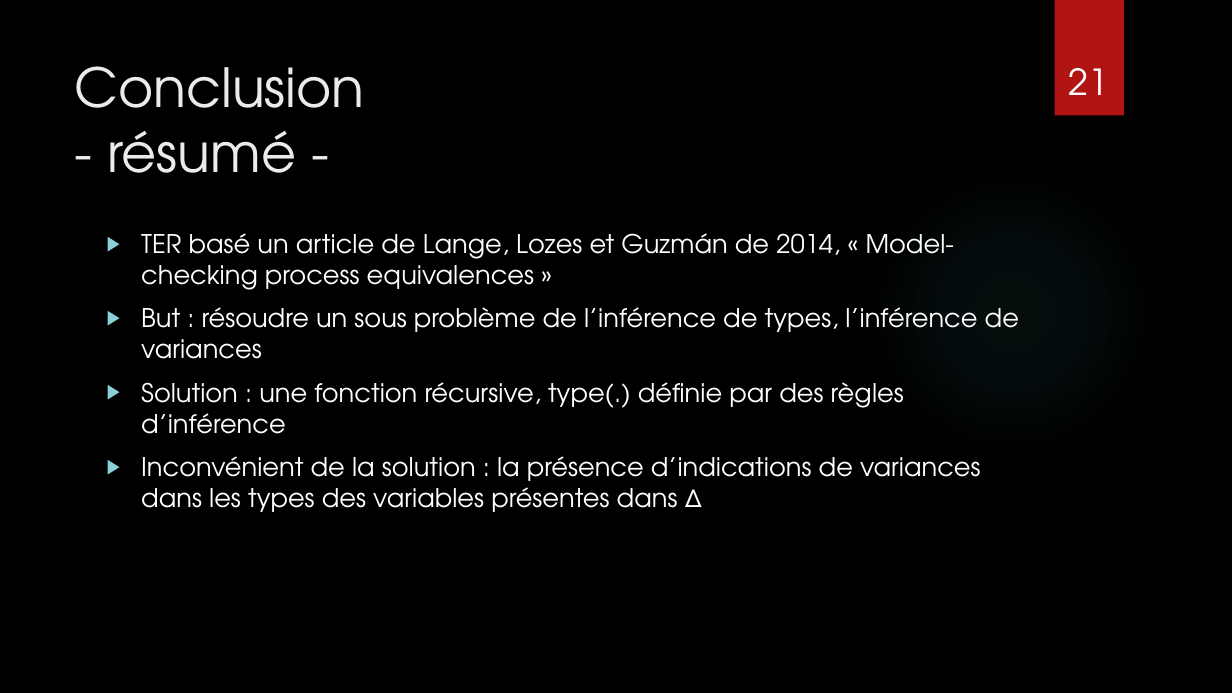
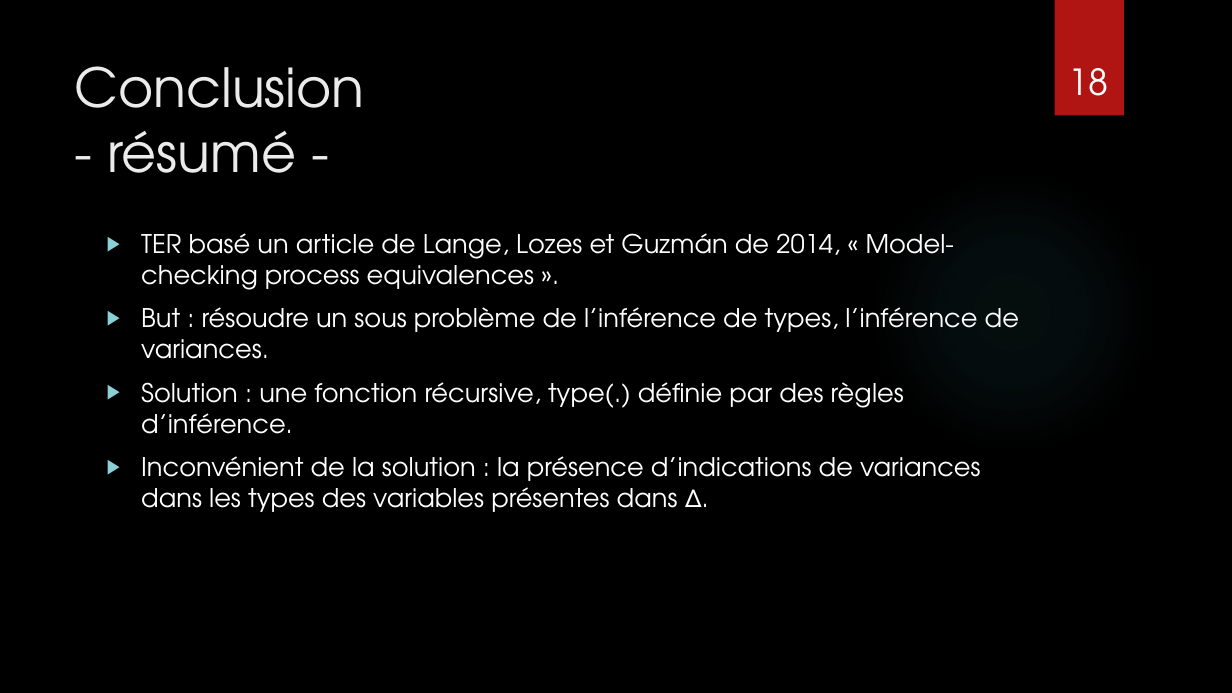
Before and after one commit to CamilleBonnin/TER-S3-Typing-the-higher-order-polyadic-mu-calculus, a slide deck: slide 18 of Presentation/TER_M2_presentation.pptx (slide 21 before the commit). Drawn at 1232x693 pixels with LibreOffice and Linux fonts; fonts in the diff are those of the drawing; background and template pictures are left out. Boxes give left, top, right and bottom in pixels: in the first picture for what was removed or moved away, otherwise in the second. Text is boxed around its words. In the diff, an @@ line names an element or a change of style, - is before the commit and + after.

```diff
--- a/Presentation/TER_M2_presentation.pptx
+++ b/Presentation/TER_M2_presentation.pptx
@@ page number at bbox=[1069, 68, 1109, 96]: text changed @@
-21
+18
@@ text at bbox=[141, 233, 1019, 512]: text changed @@
-▶ TER basé un article de Lange, Lozes et Guzmán de 2014, « Model-checking process equivalences »
-▶ But : résoudre un sous problème de l’inférence de types, l’inférence de variances
-▶ Solution : une fonction récursive, type(.) définie par des règles d’inférence
-▶ Inconvénient de la solution : la présence d’indications de variances dans les types des variables présentes dans Δ
+▶ TER basé un article de Lange, Lozes et Guzmán de 2014, « Model-checking process equivalences ».
+▶ But : résoudre un sous problème de l’inférence de types, l’inférence de variances.
+▶ Solution : une fonction récursive, type(.) définie par des règles d’inférence.
+▶ Inconvénient de la solution : la présence d’indications de variances dans les types des variables présentes dans Δ.
```
Also in this commit, not shown: 9 other slides changed, 9 slides added, 12 slides removed, 4 other files.
